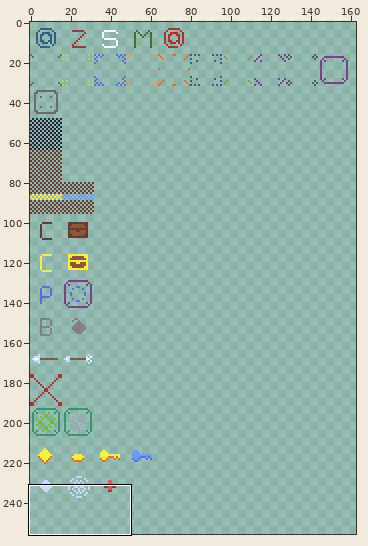
A sprite sheet gets an edit: Adventurer - Simple Roguelite/resources/spritesheet_simple.png. The first picture is a wide view before the edit; the outline marks the close-up.
Close-up. The starting point:
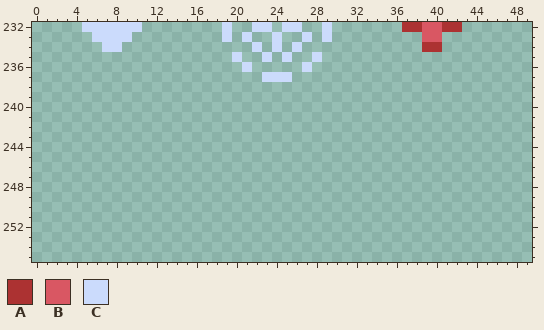
The file is 256x256 pixels. Shown: x 0..49, y 232..255. The wide view leaves out empty margins.
Palette (. is transparent): A #ac3232  B #d95763  C #cbdbfc
Pixels before, first column x 5:
232 CCCCCC........C..CC.CC..C.......AABBAA
233 .CCCC.........C.C..C..C.C.........BB..
234 ..CC.............C.C.C............AA..
235 ...............C..C.C..C..............
236 ................C.....C...............
237 ..................CCC.................
After the commit:
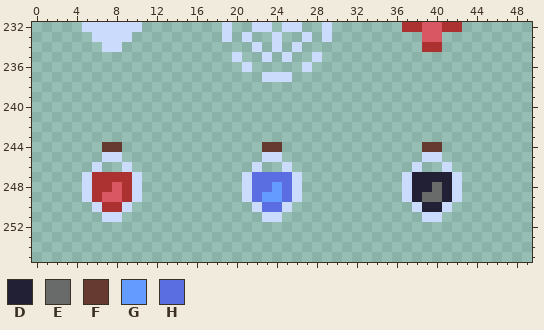
Colours new in this view: D #222034  E #696a6a  F #663931  G #639bff  H #5b6ee1
Diff:
Changed rows in their new state; - is an unchanged pixel.
first column x 5:
244 --FF--------------FF--------------FF--
245 --CC--------------CC--------------CC--
246 -C--C------------C--C------------C--C-
247 CAAAAC----------CHHHHC----------CDDDDC
248 CAABAC----------CHHGHC----------CDDEDC
249 CABBAC----------CHGGHC----------CDEEDC
250 -CAAC------------CHHC------------CDDC-
251 --CC--------------CC--------------CC--
Changed places in both close-ups, as pixel boxes (x1, y1, x2, y2):
added: (82, 142, 142, 222)
added: (242, 142, 302, 222)
added: (402, 142, 462, 222)
